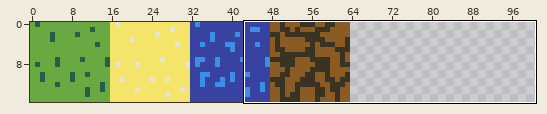
Two states of a sprite sheet, images/tiles.png. Above, an overview of the earlier version with the close-up marked.
Close-up. Old version:
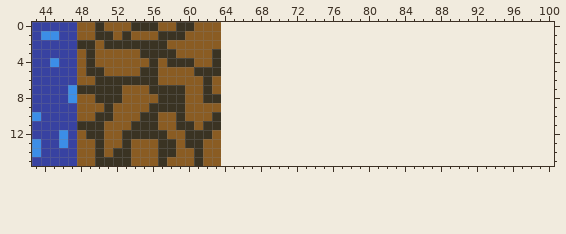
The file is 64x16 pixels. Shown: x 43..100, y 0..15. The old version is drawn lined up with the new one, on the new canvas. The wide view leaves out empty margins.
Once edited:
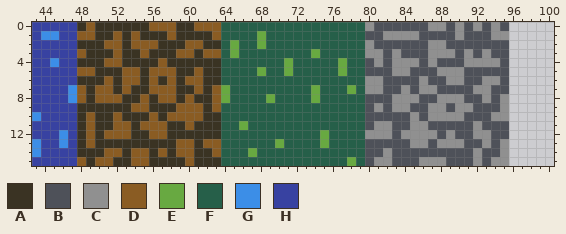
Palette (. is transparent): A #3a3323  B #4e5159  C #909090  D #8a5c23  E #68a941  F #265f49  G #3c8ee7  H #3842a1
From old to new:
canvas 64x16 -> 128x16
Changed rows in their new state; - is an unchanged pixel.
first column x 48:
 0 A--AAA--D-------FFFFFFFFFFFFFFFFCBBBBBBCCBCBCBCB
 1 -------AA-D-AAA-FFFFEFFFFFFFFFFFBBCCCCBBBBCBBBCC
 2 --ADD-DDD-AA--AAFEFFEFFFFFFFFFFFCBBBBBBCCBBBBBBB
 3 --AA-AAD-----A-DFEFFFFFFFFEFFFFFCCBCBBBCCCBCBCBB
 4 A-A--AAA-----AA-FFFFFFFEFFFFFEFFBCBCCCBCBBBCCCCB
 5 -D-AA---D--AAD--FFFFEFFEFFFFFEFFBBBCCBBBCCCBBBBB
 6 AA-D-DD-DA-A---AFFFFFFFFFFFFFFFFCCBBBBCBBCCBBCCB
 7 D-DD--AADDD-A---EFFFFFFFFFEFFFEFCCBBCBCCBBBBCCBB
 8 -ADDDAA-ADD--A-DEFFFFEFFFFEFFFFFBBBCCCBBCCCBBCBC
 9 AAA-AA-----D--A-FFFFFFFFFFFFFFFFBCBCCBBCCBCCBBBC
10 A----AA-DA-D--A-FFFFFFFFFFFFFFFFBBBBBCBCCCCBBBCC
11 -D-A---DD-A-DA--FFEFFFFFFFFFFFFFBCCBBCCBBBBBCBBB
12 AD---D--DDAA---AFFFFFFFFFFFEFFFFCCCBCCCCBCBBCCBB
13 A--AA-AAA---D---FFFFFFEFFFFEFFFFBBBBBCCBCCCBBCBC
14 AA--D---AD----A-FFFEFFFFFFFFFFFFBBCBBBBBBBBBCBBC
15 -ADD----A-AA--AAFFFFFFFFFFFFFFEFBCCBBBCCCBBBCBCC
Changed places in both close-ups, as pixel boxes (x1, y1, x2, y2):
changed: (77, 22, 509, 166)
